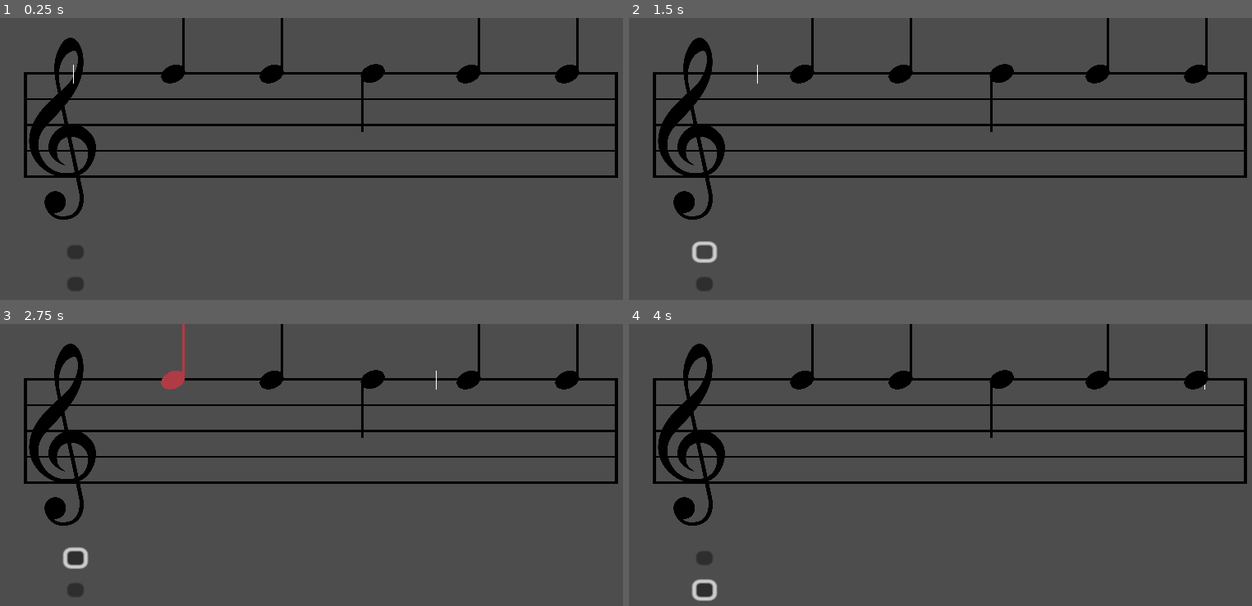
Above: before the commit, frames 1-4 (two rows, left to right).
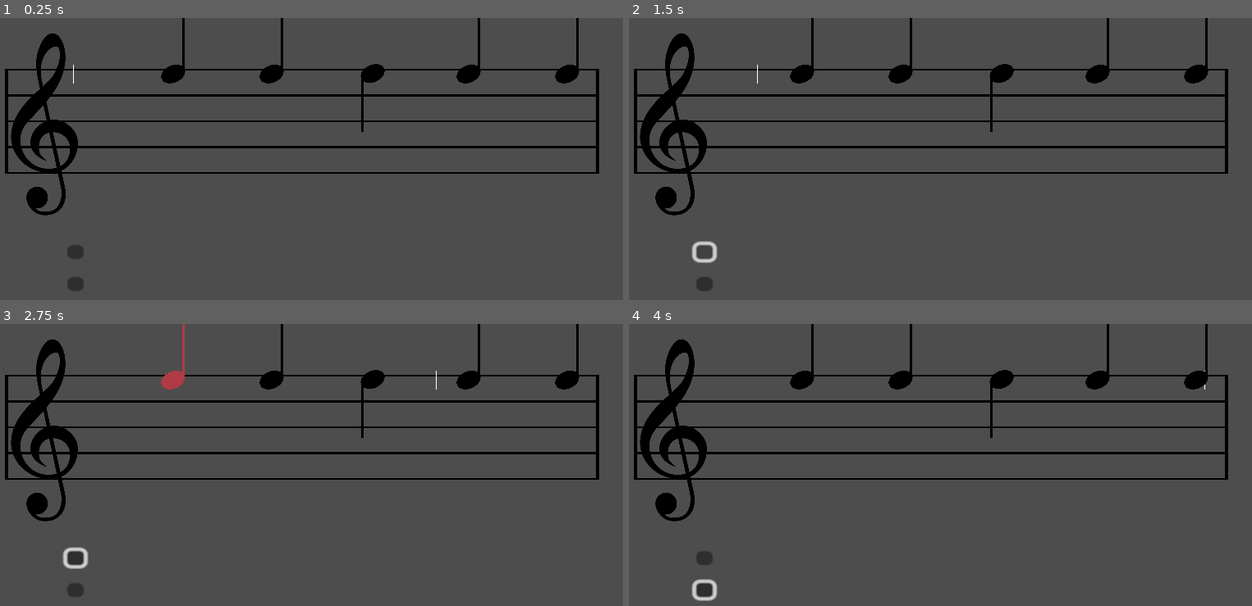
Above: after the commit, the same moments.

Repository: Sniggiho/COMP225-Reluna
Game: Godot game, scene res://Scenes/firstScene.tscn
Same seed, same stepped clock (60 frames per second), same inputs: the game is played once before the commit and once after it.
Inputs (mouse positions are in pixels of both pictures, inside the frame that each line leads up to):
- Up to frame 1 (0.25 s): no input
- Up to frame 2 (1.5 s): click (703, 252) at 0.5 s; click (703, 252) at 1.25 s
- Up to frame 3 (2.75 s): click (174, 380) at 2.02 s
- Up to frame 4 (4 s): click (703, 589) at 2.75 s; click (803, 380) at 3.52 s

The runs differ from the first frame. In frame 1, 9.8% of the frame differs, in the area x 0-100%, y 5-72%; in frame 2, 9.8%; in frame 3, 9.8%; in frame 4, 9.8%.

Commit message:
updated Staff positioning

Diff:
--- a/Project/Scenes/MusicStaff/MusicStaff.gd
+++ b/Project/Scenes/MusicStaff/MusicStaff.gd
@@ -24,14 +24,8 @@
 func _ready():
 	screenX = get_viewport_rect().size.x
 	screenY = get_viewport_rect().size.y
-	startX = screenX * ((1 - staffLength)/2.0)
-	startY = screenY * 0.15
-	var treble = Image.load_from_file("res://Scenes/MusicStaff/trebleStaff.png")
-	treble.set
-	var texture = ImageTexture.create_from_image(treble)
-	trebleRatio = 4 * lineHeight * screenY / treble.get_height()
-	treble.resize(treble.get_width()*trebleRatio, treble.get_height()* trebleRatio, Image.INTERPOLATE_BILINEAR)
-	$Sprite2D.texture = texture
+	startX = 0
+	startY = 0
 
 func _draw():
 	var y = startY
--- a/Project/Scenes/MusicStaff/MusicStaff.tscn
+++ b/Project/Scenes/MusicStaff/MusicStaff.tscn
@@ -1,16 +1,13 @@
 [gd_scene load_steps=3 format=3 uid="uid://dq0mp8xmuh00"]
 
 [ext_resource type="Script" path="res://Scenes/MusicStaff/MusicStaff.gd" id="1_5gv1w"]
-
-[sub_resource type="ImageTexture" id="ImageTexture_o6m4j"]
+[ext_resource type="Texture2D" uid="uid://bspymo7qdmuuk" path="res://Scenes/MusicStaff/trebleStaff.png" id="2_o0hg7"]
 
 [node name="MusicStaff" type="Node2D"]
 position = Vector2(2.08165e-12, 2.08165e-12)
 script = ExtResource("1_5gv1w")
-lineHeight = 0.03
-lineThickness = 10.0
 
 [node name="Sprite2D" type="Sprite2D" parent="."]
-position = Vector2(170, 270)
+position = Vector2(92, 133)
 scale = Vector2(0.4, 0.4)
-texture = SubResource("ImageTexture_o6m4j")
+texture = ExtResource("2_o0hg7")
--- a/Project/Scenes/firstScene.tscn
+++ b/Project/Scenes/firstScene.tscn
@@ -14,9 +14,7 @@
 [node name="Main" type="Node2D"]
 
 [node name="MusicStaff" parent="." instance=ExtResource("5_bafn2")]
-position = Vector2(0, 0)
-lineHeight = 0.07
-lineThickness = 5.0
+position = Vector2(34, 126)
 
 [node name="PlayBar" parent="." node_paths=PackedStringArray("path") instance=ExtResource("3_quvye")]
 path = NodePath("../Path2D")
